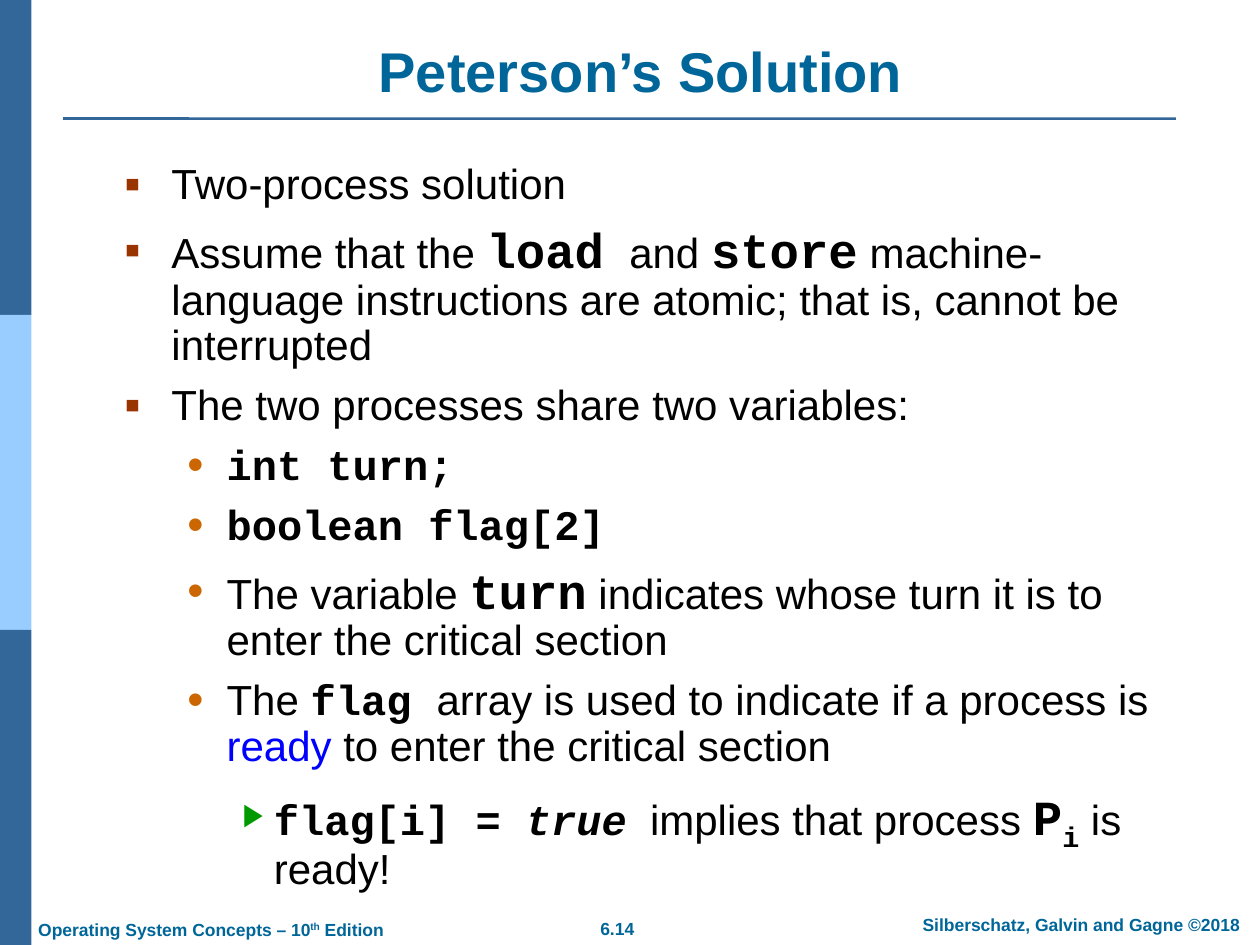
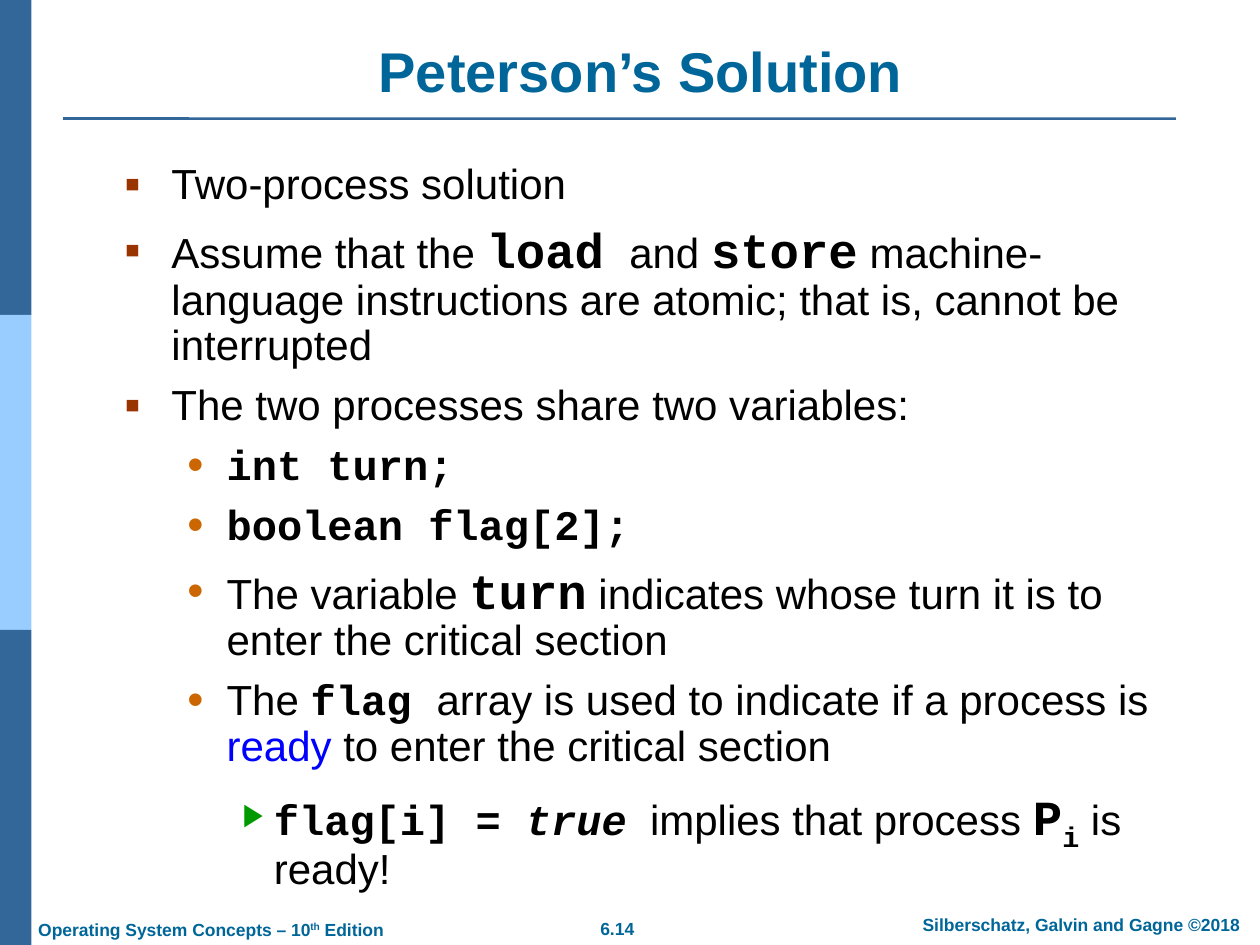
Before and after one commit to chriswjh/chriswjh.github.io, a slide deck: slide 14 of OSu/Chap06.pptx. Drawn at 1260x945 pixels with LibreOffice and Linux fonts; fonts in the diff are those of the drawing; background and template pictures are left out. Boxes give left, top, right and bottom in pixels: in the first picture for what was removed or moved away, otherwise in the second. Text is boxed around its words. In the diff, an @@ line names an element or a change of style, - is before the commit and + after.

```diff
--- a/OSu/Chap06.pptx
+++ b/OSu/Chap06.pptx
@@ text at <box>227,510,630,549</box>: text changed @@
-  • boolean flag[2]
+  • boolean flag[2];
```
Also in this commit, not shown: 3 other slides changed.
